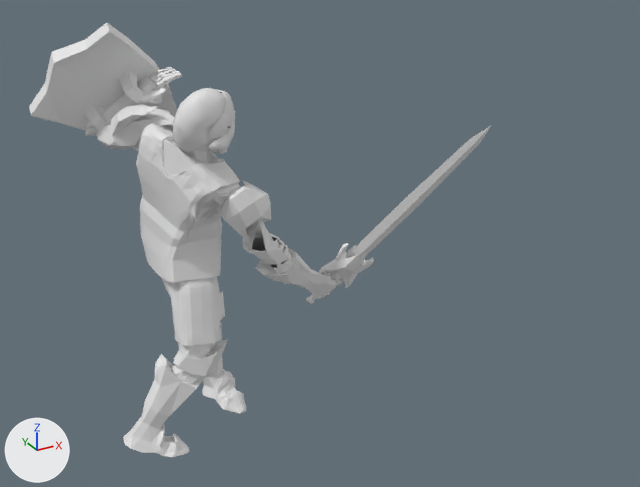
One commit to the OBJ model OpenGL_Framework/OpenGL_Framework/Assets/Models/KnightAnimations/SideSpecialPoses/SideSpecial7.obj: the scene before it, then after it.
Before and after are seen from a 50 mm camera at (-3.34, -8.27, 5.94) aimed at (0.67, -0.99, 2.3). Lighting does not change. The marker at lower left points along +X, +Y and +Z. Where no turn or scale is listed for an object, it has been applied to the vertices.

Script lines for the objects in view, before the commit:
```python
me_sidespecial7 = bpy.data.meshes.new('SideSpecial7')
me_sidespecial7.from_pydata(...)  # 4917 vertices, 9649 faces; spans x -1.61..2.43, y -1.42..1.45, z -0.18..4.39
ob_sidespecial7 = bpy.data.objects.new('SideSpecial7', me_sidespecial7)
ob_sidespecial7.location = (0.0, 0.0, 0.0)
```
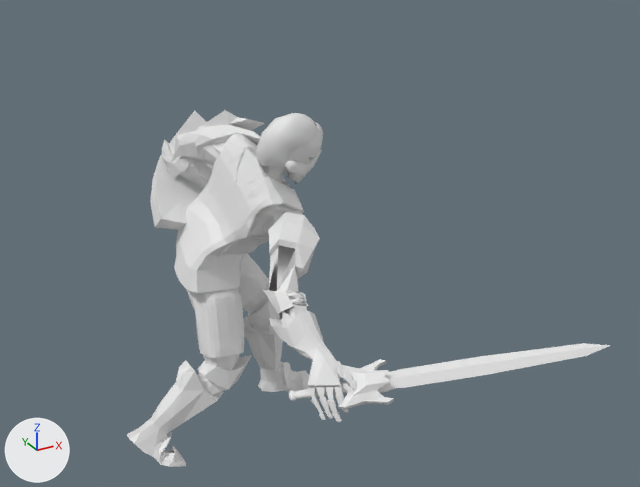
Boxes [x1, y1, x2, y2] around the edits, measured in the pictures (640 x 487 px; the box of a moved part takes in the faces that stretch with it):
'SideSpecial7', reshaped (18% shorter): before [29, 23, 491, 457]; after [127, 110, 611, 467]
part 1 of me_sidespecial7, moved or reshaped: before [306, 126, 491, 304]; after [289, 343, 611, 409]
part 2 of me_sidespecial7, moved or reshaped: before [29, 23, 177, 131]; after [150, 110, 213, 230]
part 3 of me_sidespecial7, moved or reshaped: before [209, 89, 235, 142]; after [289, 122, 323, 164]
part 4 of me_sidespecial7, moved or reshaped: before [85, 67, 344, 457]; after [127, 110, 357, 467]

Patch to the scene script:
```diff
--- a/OpenGL_Framework/OpenGL_Framework/Assets/Models/KnightAnimations/SideSpecialPoses/SideSpecial7.obj.py
+++ b/OpenGL_Framework/OpenGL_Framework/Assets/Models/KnightAnimations/SideSpecialPoses/SideSpecial7.obj.py
@@ me_sidespecial7 @@
 # used by ob_sidespecial7; location = (0.0, 0.0, 0.0)
-me_sidespecial7.from_pydata(...)  # 4917 vertices, 9649 faces; spans x -1.61..2.43, y -1.42..1.45, z -0.18..4.39
+me_sidespecial7.from_pydata(...)  # 4917 vertices, 9649 faces; spans x -1.38..2.38, y -3.38..1.49, z -0.11..3.58
+# me_sidespecial7 part 1: the loose piece of 498 vertices spanning x 0.95..2.43, y -1.42..-0.11, z 1.14..3.41 is multiplied about its middle by the matrix ((0.32, -0.049, 0.946), (-0.694, 0.667, 0.27), (-0.645, -0.743, 0.179)), then moved by (-0.66, -1.97, -0.65)
+# me_sidespecial7 part 2: the loose piece of 550 vertices spanning x -1.61..0.01, y 0.63..1.45, z 2.98..4.39 is multiplied about its middle by the matrix ((-0.36, -0.58, 0.731), (-0.675, 0.703, 0.224), (-0.644, -0.413, -0.645)), then moved by (1.09, -0.24, -1.13)
+# me_sidespecial7 part 3: the loose piece of 106 vertices spanning x -0.43..0.13, y -0.48..0.06, z 3.34..3.82 is multiplied about its middle by the matrix ((0.909, 0.199, 0.366), (-0.208, 0.978, -0.015), (-0.361, -0.062, 0.931)), then moved by (0.81, -0.33, -0.3)
+# me_sidespecial7 part 4: 3763 of 4917 vertices moved; they spanned x -1.37..1.35, y -0.63..1.33, z -0.18..3.86 and now span x -1.38..1.08, y -2.56..0.98, z -0.11..3.58; mean shift (0.22, -0.62, -0.28); largest move (1.19, -0.21, 1.47) -> (-0.03, -2.5, 1.36)
```
